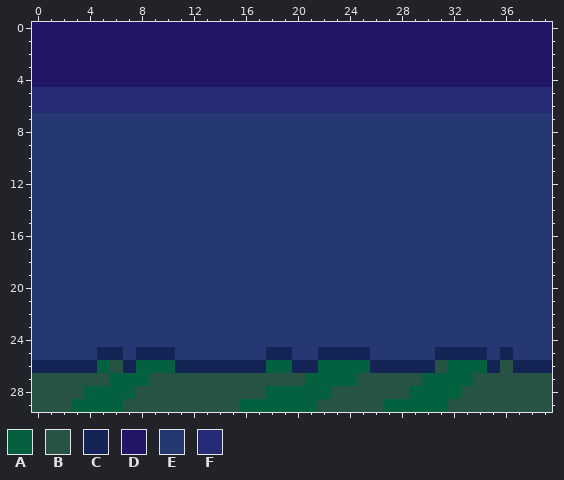
Pixel-art file: src/gfx/background_1.ase. This is how it looked before the edit.
40x30 pixels, 1 frame.
Palette (. is transparent): A #046140  B #265343  C #142454  D #201566  E #263871  F #262b76
New version:
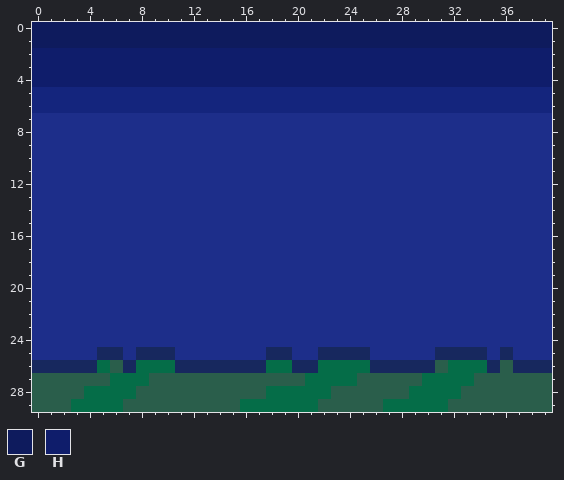
Colours new in this view: G #0e1b5d  H #0f1d6b
The edit:
layer "Layer 3" opacity 13% overlay added
@@ palette @@
-A #046140
+A #056d48
-B #265343
+B #2a5e4b
-C #142454
+C #17285e
-E #263871
+E #1d2e8a
-F #262b76
+F #14257d
--- layer "Layer 3"
@@ x 0..39 @@
- 0 DDDDDDDDDDDDDDDDDDDDDDDDDDDDDDDDDDDDDDDD
- 1 DDDDDDDDDDDDDDDDDDDDDDDDDDDDDDDDDDDDDDDD
- 2 DDDDDDDDDDDDDDDDDDDDDDDDDDDDDDDDDDDDDDDD
- 3 DDDDDDDDDDDDDDDDDDDDDDDDDDDDDDDDDDDDDDDD
- 4 DDDDDDDDDDDDDDDDDDDDDDDDDDDDDDDDDDDDDDDD
+ 0 GGGGGGGGGGGGGGGGGGGGGGGGGGGGGGGGGGGGGGGG
+ 1 GGGGGGGGGGGGGGGGGGGGGGGGGGGGGGGGGGGGGGGG
+ 2 HHHHHHHHHHHHHHHHHHHHHHHHHHHHHHHHHHHHHHHH
+ 3 HHHHHHHHHHHHHHHHHHHHHHHHHHHHHHHHHHHHHHHH
+ 4 HHHHHHHHHHHHHHHHHHHHHHHHHHHHHHHHHHHHHHHH
  5 FFFFFFFFFFFFFFFFFFFFFFFFFFFFFFFFFFFFFFFF
Changed places in both pictures, as pixel boxes (x1, y1, x2, y2):
changed: (32, 22, 552, 412)
